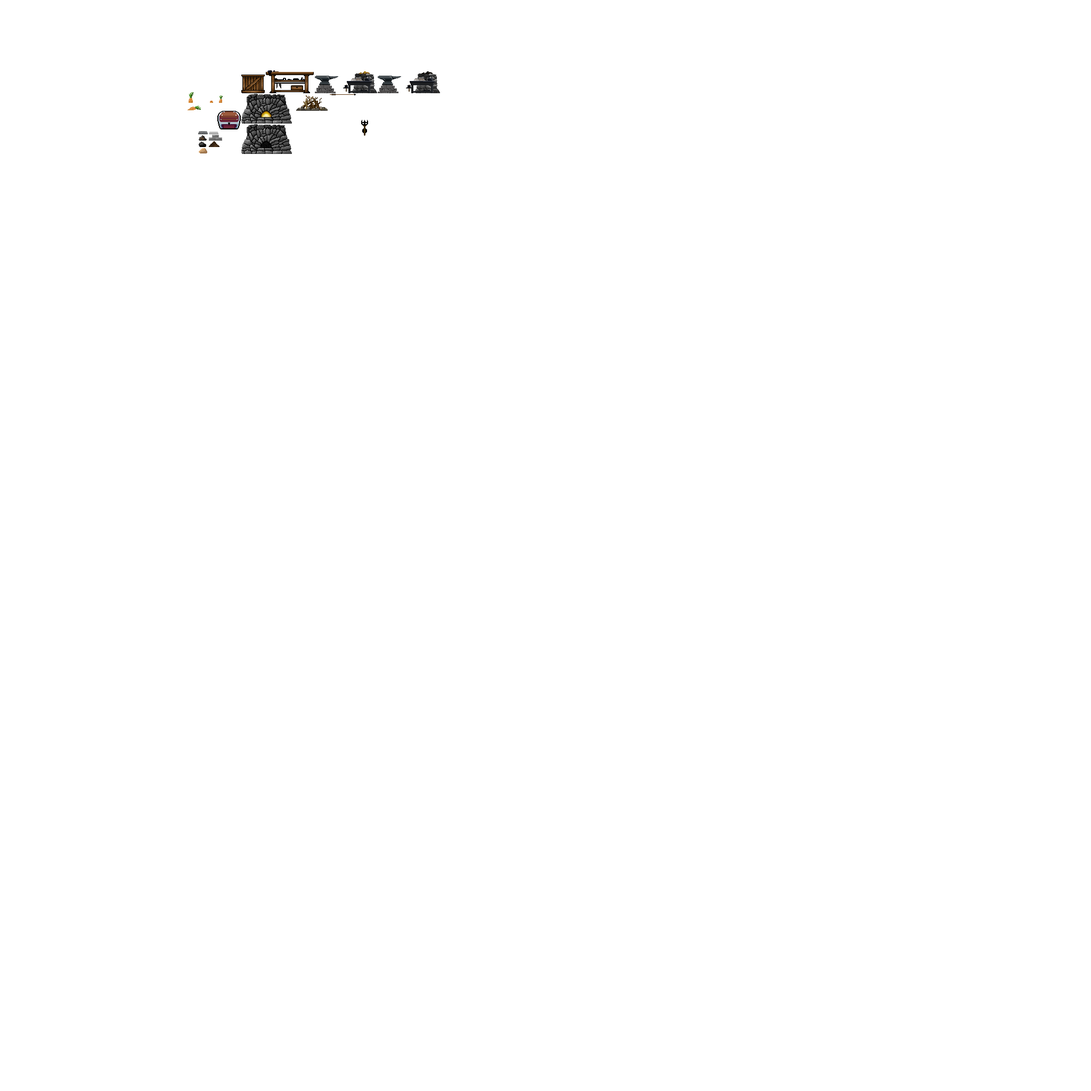
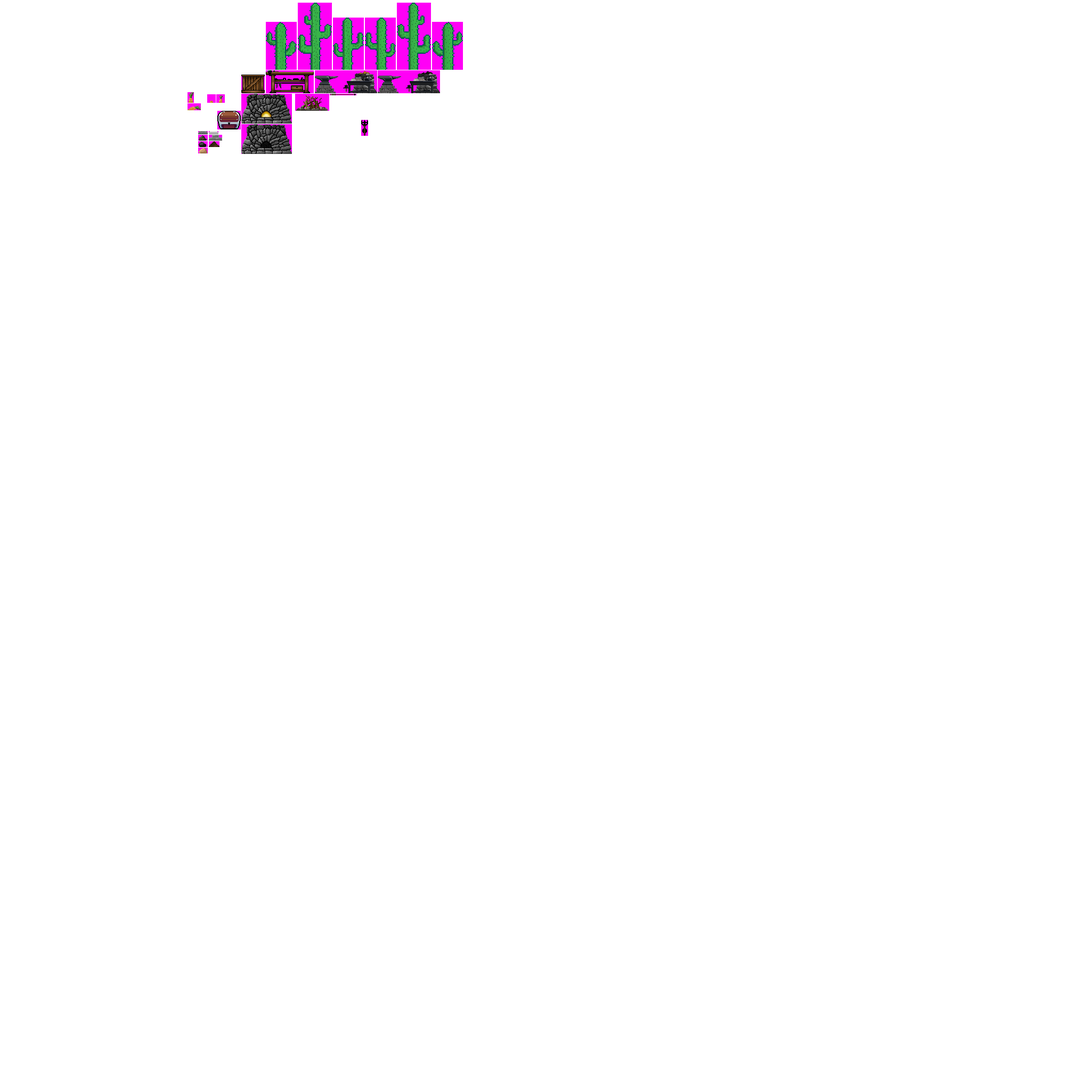
Layer changes from the first 1091 x 1091 image to the second:
painted on "Textures" over (265, 2, 464, 70)
showed "Grid", painted on it over (187, 2, 464, 155)
